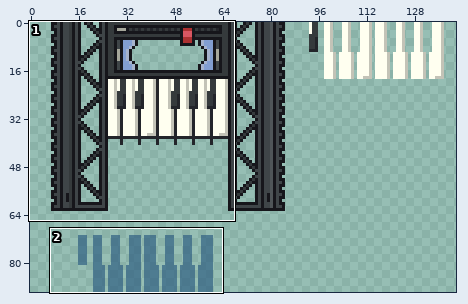
Edited in one commit: sprite sheet (Assets/Art/Scale UI.png). Above: a wide view before the commit, with the close-up outlined.
Close-up. As it was:
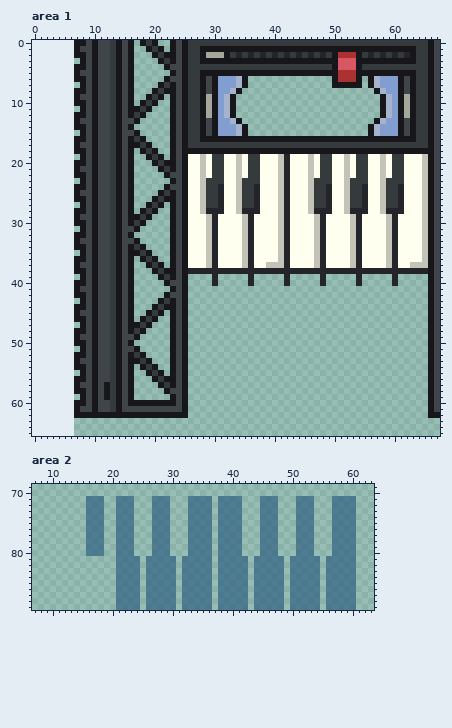
The file is 149x90 pixels. Colours within 5 levels of each other are drawn and written as one. Shown: area 1: x 0..67, y 0..65; area 2: x 7..63, y 69..89. The old version is drawn lined up with the new one, on the new canvas. The wide view leaves out empty margins.
Now the later version:
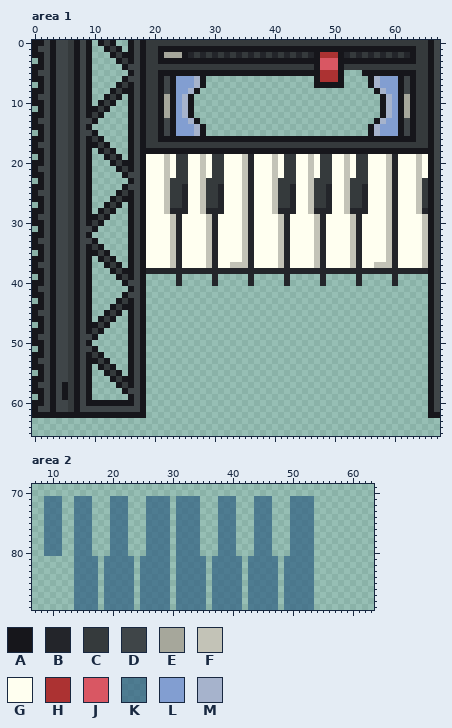
Palette (. is transparent): A #16161b  B #23252a  C #353a3c  D #3f4548  E #a6a79b  F #c3c3b7  G #fffff0  H #ac3232  J #d95763  K #306082b3  L #829ed1  M #a6b3cc
Changes in this commit:
canvas 149x90 -> 165x90, the old top-left corner now at 7,0
Area 1:
y 0: x 0..6 ....... -> AADADDC; x 8..15 ADADDCAD -> DA.ACA..; x 17 . -> D; x 20..25 A..ADA -> CCCCCC
y 1: x 0..6 ....... -> ADDADDC; x 9..12 DADD -> A..A; x 15 D -> .; x 17..19 ..A -> DAC; x 22 . -> A; x 24 D -> A; x 26..27 CC -> AA
y 2: x 0..6 ....... -> AADADDC; x 8..15 ADADDCAD -> DA...ACA; x 17..24 ...ACAAD -> DACCAEEE; x 26 C -> B; x 28..32 AEEEA -> BCBCB; x 47..54 CBCAHHHA -> AHHHABCB
y 3: x 1..13 .......ADADDC -> ADADDCADA....; x 15 D -> C; x 17..20 .... -> DACC; x 22 C -> A; x 24 D -> A; x 26..27 CC -> AA; x 48..53 AAAJJJ -> JJJAAA
y 4: x 0..6 ....... -> AADADDC; x 8..25 ADADDCADA.....ADDA -> DA.....ADDACCCCCCC; x 47..54 CCCAJJJA -> AJJJACCC
y 5: x 0..6 ....... -> ADDADDC; x 9..15 DADDCAD -> A......; x 17..22 ...... -> DACCAA; x 24 D -> A; x 26..27 CC -> AA; x 48..54 AAAHHHA -> HHHA...
y 6: x 0..6 ....... -> AADADDC; x 8..27 ADADDCADA.....ADDACC -> DA.....ADDACCADALLLM; x 29..35 DALLLMA -> .......; x 47..54 ...AHHHA -> AHHHA...
y 7: x 1..13 .......ADADDC -> ADADDCADA....; x 15 D -> C; x 17..20 .... -> DACC; x 22 C -> D; x 24..27 DACC -> LLLM; x 29..35 DALLLMA -> .......; x 47..49 ... -> AAA; x 52..54 AAA -> ...
y 8: x 0..6 ....... -> AADADDC; x 8..15 ADADDCAD -> DA...ACA; x 17..22 ...ACA -> DACCAD; x 24..34 DACCADALLMA -> LLMA.......
y 9: x 0..6 ....... -> ADDADDC; x 9..12 DADD -> A..A; x 15 D -> .; x 17..19 ..A -> DAC; x 22 . -> E; x 24..33 DACCAEALMA -> LMA.......
y 10: x 0..6 ....... -> AADADDC; x 8..15 ADADDCAD -> DA.ACA..; x 17 . -> D; x 20..22 A.. -> CAE; x 24..33 DACCAEALMA -> LMA.......
y 11: x 1..9 .......AD -> ADADDCADA; x 11..15 DDCAD -> CA...; x 17..22 ACA... -> DACCAE; x 24..33 DACCAEALMA -> LMA.......
y 12: x 0..6 ....... -> AADADDC; x 8..15 ADADDCAD -> DACA....; x 17 C -> D; x 19..22 .... -> CCAE; x 24..33 DACCAEALMA -> LMA.......
y 13: x 0..6 ....... -> ADDADDC; x 11..22 DDCADDA..... -> .....ADACCAD; x 24..34 DACCADALLMA -> LLMA.......
y 14: x 0..6 ....... -> AADADDC; x 8..15 ADADDCAD -> DA......; x 17..22 ...... -> DACCAD; x 24..27 DACC -> LLLM; x 29..35 DALLLMA -> .......
y 15: x 1..8 .......A -> ADADDCAD; x 11..22 DDCADDA..... -> .....ADACCAD; x 24..27 DACC -> LLLM; x 29..35 DALLLMA -> .......
y 16: x 0..6 ....... -> AADADDC; x 8..15 ADADDCAD -> DACA....; x 17 C -> D; x 19..22 .... -> CCAA; x 24 D -> A; x 26..27 CC -> AA
y 17: x 0..6 ....... -> ADDADDC; x 9 D -> A; x 11..15 DDCAD -> CA...; x 17..25 ACA...ADA -> DACCCCCCC
y 18: x 0..6 ....... -> AADADDC; x 8..15 ADADDCAD -> DA.ACA..; x 17 . -> D; x 19 C -> A; x 21..22 .. -> AA; x 24 D -> A
y 19: x 1..12 .......ADADD -> ADADDCADA..A; x 15 D -> .; x 17..25 ..ACA.ADA -> DAGGGFGCC; x 34..37 FGCC -> GFBG; x 40..43 GFBG -> FGCC; x 58..61 FGCC -> GFBG; x 64..65 GF -> FG
y 20: x 0..6 ....... -> AADADDC; x 8..15 ADADDCAD -> DA...ACA; x 17..25 ...ACAADA -> DAGGGFGCC; x 34..37 FGCC -> GFBG; x 40..43 GFBG -> FGCC; x 58..61 FGCC -> GFBG; x 64..65 GF -> FG
y 21: x 0..6 ....... -> ADDADDC; x 9..13 DADDC -> A....; x 15 D -> C; x 17..25 ....ACADA -> DAGGGFGCC; x 34..37 FGCC -> GFBG; x 40..43 GFBG -> FGCC; x 58..61 FGCC -> GFBG; x 64..65 GF -> FG
y 22: x 0..6 ....... -> AADADDC; x 8..25 ADADDCADA.....ADDA -> DA.....ADDAGGGFGCC; x 34..37 FGCC -> GFBG; x 40..43 GFBG -> FGCC; x 58..61 FGCC -> GFBG; x 64..65 GF -> FG
y 23: x 1..15 .......ADADDCAD -> ADADDCADA......; x 17..25 ......ADA -> DAGGGFCCC; x 34..37 FCCC -> GFBG; x 40..43 GFBG -> FCCC; x 58..61 FCCC -> GFBG; x 64..65 GF -> FC
y 24: x 0..6 ....... -> AADADDC; x 8..25 ADADDCADA.....ADDA -> DA.....ADDAGGGFCCB; x 34..37 FCCB -> GFBG; x 40..43 GFBG -> FCCB; x 58..61 FCCB -> GFBG; x 64..65 GF -> FC
y 25: x 0..6 ....... -> ADDADDC; x 9..13 DADDC -> A....; x 15 D -> C; x 17..25 ....ACADA -> DAGGGFCCB; x 34..37 FCCB -> GFBG; x 40..43 GFBG -> FCCB; x 58..61 FCCB -> GFBG; x 64..65 GF -> FC
y 26: x 0..6 ....... -> AADADDC; x 8..15 ADADDCAD -> DA...ACA; x 17..25 ...ACAADA -> DAGGGFCCB; x 34..37 FCCB -> GFBG; x 40..43 GFBG -> FCCB; x 58..61 FCCB -> GFBG; x 64..65 GF -> FC
y 27: x 1..12 .......ADADD -> ADADDCADA..A; x 15 D -> .; x 17..25 ..ACA.ADA -> DAGGGFCCB; x 34..37 FCCB -> GFBG; x 40..43 GFBG -> FCCB; x 58..61 FCCB -> GFBG; x 64..65 GF -> FC
y 28: x 0..6 ....... -> AADADDC; x 8..15 ADADDCAD -> DA.ACA..; x 17 . -> D; x 19..25 CA..ADA -> GGGFBBB; x 34..35 FB -> GF; x 37 B -> G; x 40..41 GF -> FB; x 43 G -> B; x 58..59 FB -> GF; x 61 B -> G; x 64..65 GF -> FB
y 29: x 0..6 ....... -> ADDADDC; x 9 D -> A; x 11..15 DDCAD -> CA...; x 17..25 ACA...ADA -> DAGGGGFBG
y 30: x 0..6 ....... -> AADADDC; x 8..15 ADADDCAD -> DACA....; x 17 C -> D; x 19..25 ....ADA -> GGGGFBG
y 31: x 1..8 .......A -> ADADDCAD; x 11..25 DDCADDA.....ADA -> .....ADAGGGGFBG
y 32: x 0..6 ....... -> AADADDC; x 8..15 ADADDCAD -> DA......; x 17..25 ......ADA -> DAGGGGFBG
y 33: x 0..6 ....... -> ADDADDC; x 11..25 DDCADDA.....ADA -> .....ADAGGGGFBG
y 34: x 0..6 ....... -> AADADDC; x 8..15 ADADDCAD -> DACA....; x 17 C -> D; x 19..25 ....ADA -> GGGGFBG
y 35: x 1..9 .......AD -> ADADDCADA; x 11..15 DDCAD -> CA...; x 17..25 ACA...ADA -> DAGGGGFBG
y 36: x 0..6 ....... -> AADADDC; x 8..15 ADADDCAD -> DA.ACA..; x 17 . -> D; x 19..25 CA..ADA -> GGGGFBG
y 37: x 0..6 ....... -> ADDADDC; x 9..12 DADD -> A..A; x 15 D -> .; x 17..25 ..ACA.ADA -> DAGGGGFBG; x 33..34 GG -> FF; x 39..40 FF -> GG; x 57..58 GG -> FF; x 63..64 FF -> GG
y 38: x 0..6 ....... -> AADADDC; x 8..15 ADADDCAD -> DA...ACA; x 17..25 ...ACAADA -> DABBBBBBB
y 39: x 1..13 .......ADADDC -> ADADDCADA....; x 15 D -> C; x 17..18 .. -> DA; x 21..25 ACADA -> ...B.
y 40: x 0..6 ....... -> AADADDC; x 8..18 ADADDCADA.. -> DA.....ADDA; x 22..25 ADDA -> ..B.
y 41: x 0..6 ....... -> ADDADDC; x 9..15 DADDCAD -> A......; x 17..18 .. -> DA; x 23..25 ADA -> ...
y 42: x 0..6 ....... -> AADADDC; x 8..18 ADADDCADA.. -> DA.....ADDA; x 22..25 ADDA -> ....
y 43: x 1..13 .......ADADDC -> ADADDCADA....; x 15 D -> C; x 17..18 .. -> DA; x 21..25 ACADA -> .....
y 44: x 0..6 ....... -> AADADDC; x 8..15 ADADDCAD -> DA...ACA; x 17..18 .. -> DA; x 20..25 ACAADA -> ......
y 45: x 0..6 ....... -> ADDADDC; x 9..12 DADD -> A..A; x 15 D -> .; x 17..21 ..ACA -> DA...; x 23..25 ADA -> ...
y 46: x 0..6 ....... -> AADADDC; x 8..15 ADADDCAD -> DA.ACA..; x 17 . -> D; x 19..20 CA -> ..; x 23..25 ADA -> ...
y 47: x 1..9 .......AD -> ADADDCADA; x 11..15 DDCAD -> CA...; x 17..19 ACA -> DA.; x 23..25 ADA -> ...
y 48: x 0..6 ....... -> AADADDC; x 8..15 ADADDCAD -> DACA....; x 17 C -> D; x 23..25 ADA -> ...
y 49: x 0..6 ....... -> ADDADDC; x 11..18 DDCADDA. -> .....ADA; x 23..25 ADA -> ...
y 50: x 0..6 ....... -> AADADDC; x 8..15 ADADDCAD -> DA......; x 17..18 .. -> DA; x 23..25 ADA -> ...
y 51: x 1..8 .......A -> ADADDCAD; x 11..18 DDCADDA. -> .....ADA; x 23..25 ADA -> ...
y 52: x 0..6 ....... -> AADADDC; x 8..15 ADADDCAD -> DACA....; x 17 C -> D; x 23..25 ADA -> ...
y 53: x 0..6 ....... -> ADDADDC; x 9 D -> A; x 11..15 DDCAD -> CA...; x 17..19 ACA -> DA.; x 23..25 ADA -> ...
y 54: x 0..6 ....... -> AADADDC; x 8..15 ADADDCAD -> DA.ACA..; x 17 . -> D; x 19..20 CA -> ..; x 23..25 ADA -> ...
y 55: x 1..12 .......ADADD -> ADADDCADA..A; x 15 D -> .; x 17..21 ..ACA -> DA...; x 23..25 ADA -> ...
y 56: x 0..6 ....... -> AADADDC; x 8..15 ADADDCAD -> DA...ACA; x 17..18 .. -> DA; x 20..25 ACAADA -> ......
y 57: x 0..6 ....... -> ADDADAC; x 9..13 DADAC -> A....; x 15 D -> C; x 17..18 .. -> DA; x 21..25 ACADA -> .....
y 58: x 0..6 ....... -> AADADAC; x 8..18 ADADACADA.. -> DA.....ADDA; x 22..25 ADDA -> ....
y 59: x 1..15 .......ADADACAD -> ADADACADA......; x 17..18 .. -> DA; x 23..25 ADA -> ...
y 60: x 0..6 ....... -> AADADDC; x 8..9 AD -> DA; x 11..13 DDC -> AAA; x 15 D -> A; x 17 A -> D; x 19..25 AAAAADA -> .......
y 61: x 0..6 ....... -> ADDADDC; x 10 A -> D; x 13..14 CA -> DD; x 18..25 DDDDDDDA -> A.......
y 62: x 0..6 ....... -> AAAAAAA; x 19..25 AAAAAAA -> .......
Area 2:
y 71..80: x 9..11 ... -> KKK; x 14..15 .. -> KK; x 17..18 KK -> ..; x 20 . -> K; x 23 K -> .; x 26 . -> K; x 31..32 .. -> KK; x 35..36 KK -> ..; x 41 K -> .; x 44 . -> K; x 47 K -> .; x 50 . -> K; x 57..60 KKKK -> ....
y 81..89: x 14..17 .... -> KKKK; x 19..20 .. -> KK; x 24..25 K. -> .K; x 30..31 K. -> .K; x 36..37 K. -> .K; x 42..43 K. -> .K; x 48..49 K. -> .K; x 54 K -> .; x 56..60 KKKKK -> .....
Boxes around the changes in both close-ups, in picture pixels (x1, y1, x2, y2):
changed: (32, 40, 296, 418)
changed: (314, 52, 362, 88)
changed: (380, 154, 428, 214)
changed: (374, 262, 386, 268)
changed: (410, 262, 422, 268)
changed: (44, 496, 356, 610)
